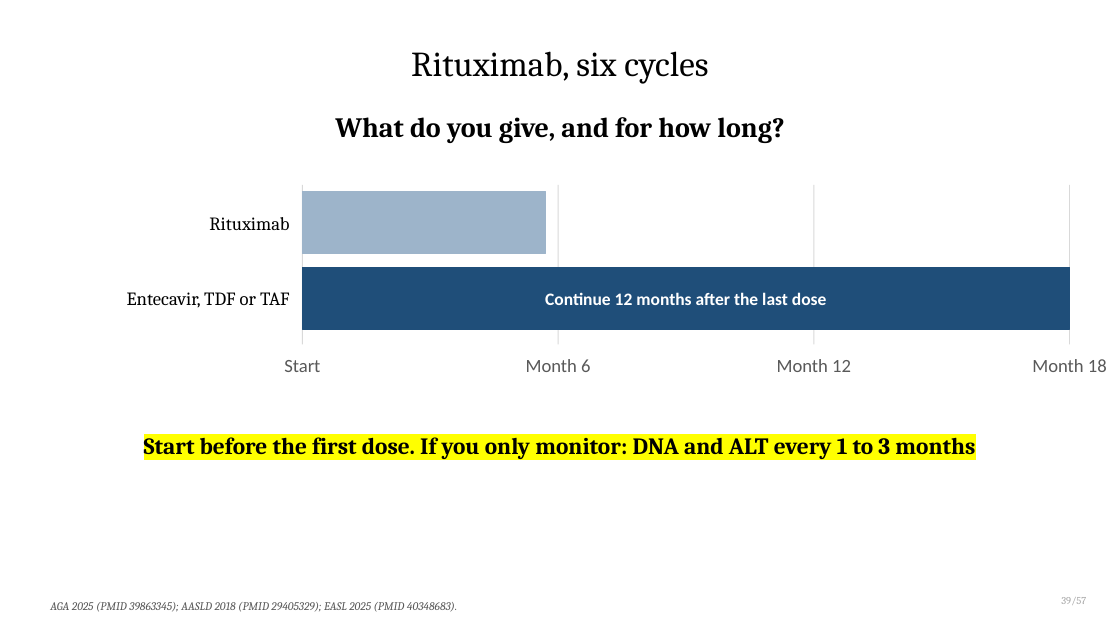
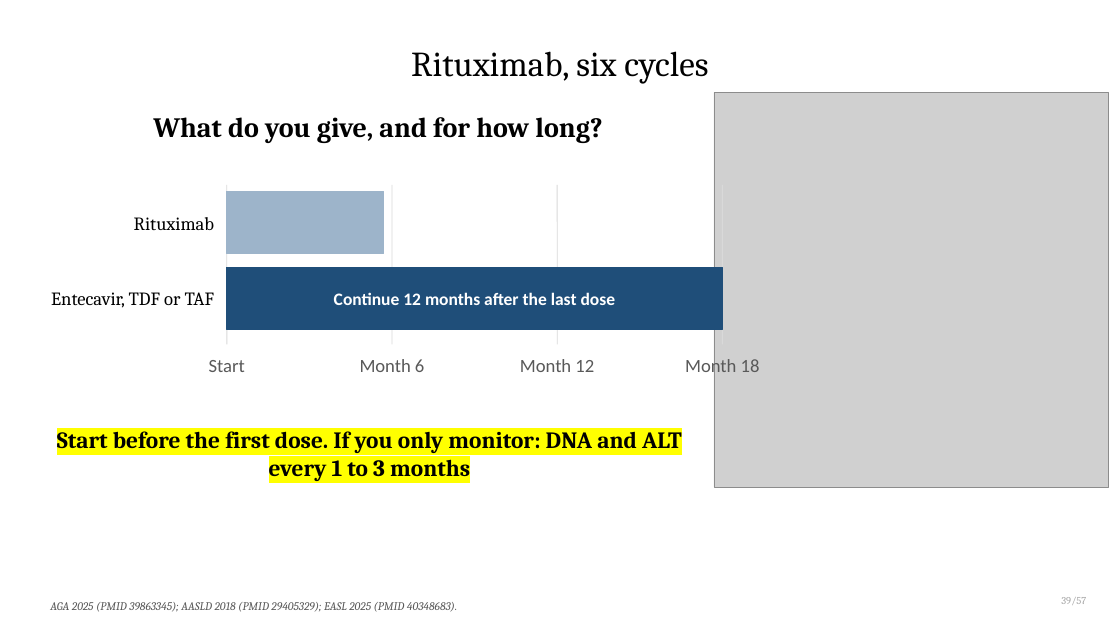
Before and after one commit to qaddodi/mohammad-almeqdadi-lectures, a slide deck: slide 59 of lectures/chronic-hepatitis-b/Chronic Hepatitis B.pptx. Drawn at 1120x630 pixels with LibreOffice and Linux fonts; fonts in the diff are those of the drawing; grey boxes stand for pictures. Boxes give left, top, right and bottom in pixels: in the first picture for what was removed or moved away, otherwise in the second. Text is boxed around its words. In the diff, an @@ line names an element or a change of style, - is before the commit and + after.

```diff
--- a/lectures/chronic-hepatitis-b/Chronic Hepatitis B.pptx
+++ b/lectures/chronic-hepatitis-b/Chronic Hepatitis B.pptx
@@ text "What do you give, and ..." moved from (x1=335, y1=117, x2=784, y2=143) to (x1=153, y1=117, x2=602, y2=143) @@
@@ picture added at (x1=714, y1=92, x2=1109, y2=487) @@
@@ text "Rituximab" moved from (x1=209, y1=217, x2=289, y2=231) to (x1=134, y1=217, x2=214, y2=230) @@
@@ line moved from (302, 185) - (302, 344) to (227, 185) - (227, 344) @@
@@ rectangle resized from (x1=302, y1=192, x2=545, y2=254) to (x1=227, y1=192, x2=384, y2=254) @@
@@ line moved from (1070, 185) - (1070, 344) to (392, 185) - (392, 344) @@
@@ line moved from (814, 185) - (814, 344) to (723, 185) - (723, 344) @@
@@ text "Entecavir, TDF or TAF" moved from (x1=127, y1=292, x2=290, y2=307) to (x1=51, y1=292, x2=215, y2=308) @@
@@ text "Continue 12 months after the ..." moved from (x1=545, y1=292, x2=827, y2=305) to (x1=334, y1=292, x2=616, y2=305) @@
@@ rectangle resized from (x1=302, y1=267, x2=1070, y2=329) to (x1=227, y1=267, x2=723, y2=329) @@
@@ text "Start" moved from (x1=284, y1=360, x2=320, y2=372) to (x1=209, y1=360, x2=245, y2=372) @@
@@ text "Month 6" moved from (x1=526, y1=359, x2=590, y2=372) to (x1=360, y1=359, x2=424, y2=372) @@
@@ text "Month 12" moved from (x1=777, y1=359, x2=851, y2=372) to (x1=520, y1=359, x2=594, y2=372) @@
@@ text "Month 18" rewrapped from (x1=1032, y1=359, x2=1107, y2=372) to (x1=685, y1=357, x2=760, y2=378) @@
@@ text "Start before the first dose. ..." rewrapped from (x1=144, y1=433, x2=975, y2=459) to (x1=57, y1=427, x2=682, y2=481) @@
```
Also in this commit, not shown: 12 other slides changed, 12 other files.
